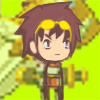
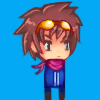
Layered file, before and after one edit (100 × 100). Changes by layer:
removed layer "HEAD" over [8, 0, 85, 100]
hid "Layer 1", opacity 63% → 100%, moved it above "Layer 11" over [0, 0, 100, 100]
renamed "Layer 5" to "Layer 11", moved it above "Layer 9", painted on it over [25, 9, 86, 77]
painted on "Layer 9" over [40, 41, 67, 100]
renamed "Layer 8" to "Layer 12", painted on it over [29, 20, 81, 100]
added layer "Layer 10" above "Layer 6" over [42, 88, 66, 100]
moved "Layer 6" above "Layer 7", painted on it over [8, 0, 86, 83]
hid "Layer 3" over [7, 0, 91, 100]
painted on "Layer 2" over [0, 0, 100, 100]
